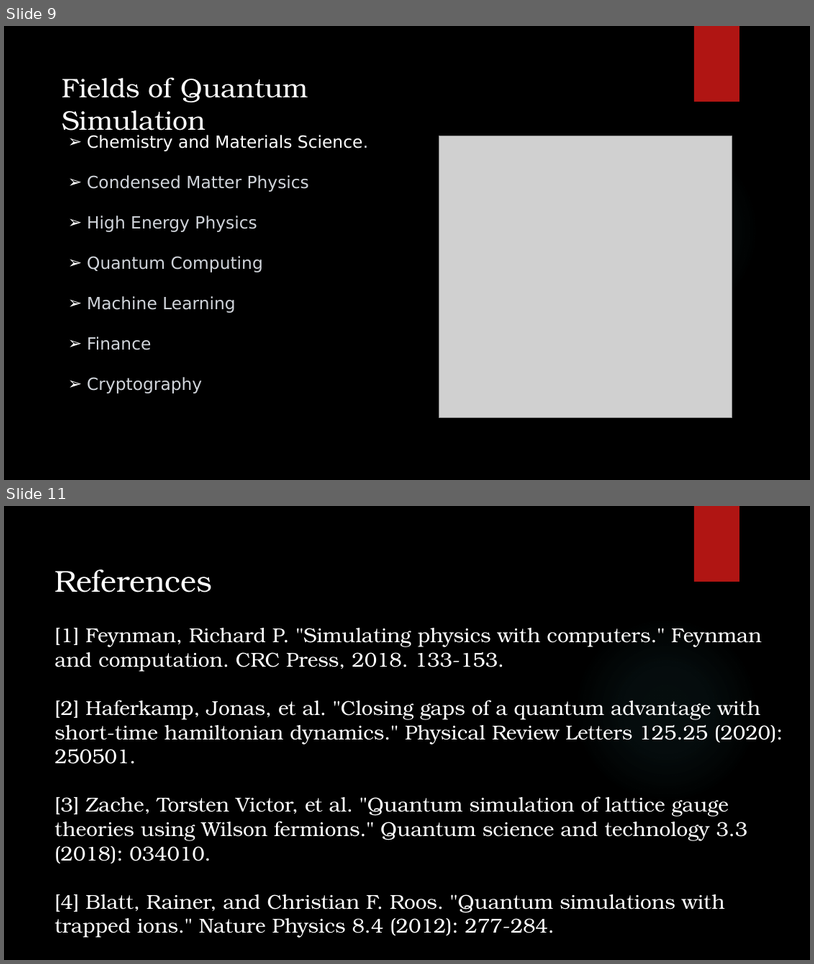
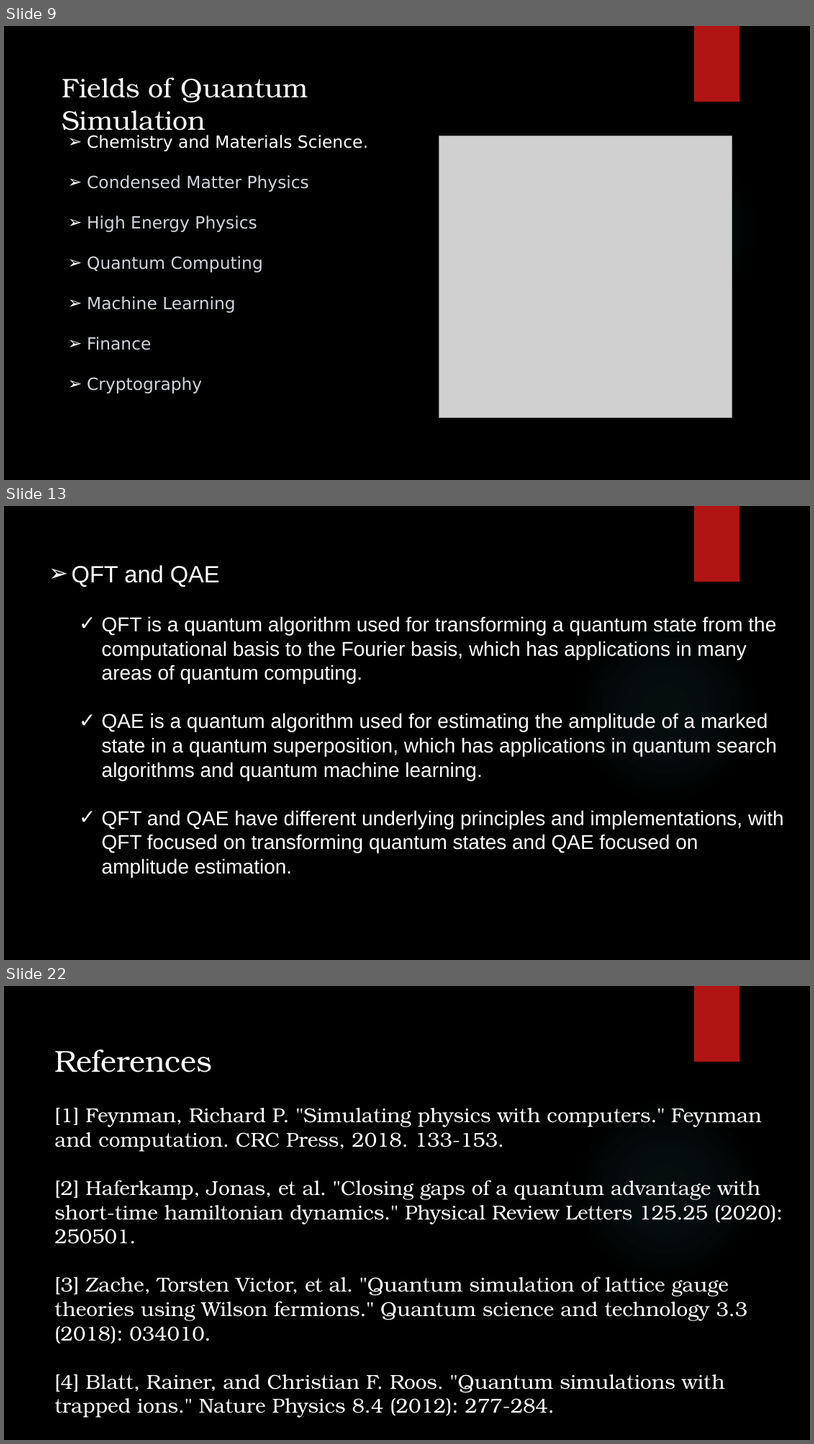
Before and after one commit to akash-rajak/Quantum-Simulation, a slide deck: Final PPT.pptx. Shown one above the other, each under a label of ours: slides 9 and 11 before the commit, slides 9, 13 and 22 after it; the slides between them are not shown. The pictures are 814x964 and 814x1444 pixels, drawn with LibreOffice and Linux fonts; fonts in the diff are those of the drawing; grey boxes stand for pictures; background and template pictures are left out. Boxes give left, top, right and bottom in pixels: in the first picture for what was removed or moved away, otherwise in the second. Text is boxed around its words. In the diff, an @@ line names an element or a change of style, - is before the commit and + after.

```diff
--- a/Final PPT.pptx
+++ b/Final PPT.pptx
@@ slide 13 added at (x1=4, y1=506, x2=810, y2=960), background picture (left out); not listed: 2 template elements that a slide beside it also shows @@
@@ text added at (x1=72, y1=565, x2=784, y2=877), 24 pt, text #FFFFFF @@
+➢ QFT and QAE
+  ✓ QFT is a quantum algorithm used for transforming a quantum state from the computational basis to the Fourier basis, which has applications in many areas of quantum computing.
+  ✓ QAE is a quantum algorithm used for estimating the amplitude of a marked state in a quantum superposition, which has applications in quantum search algorithms and quantum machine learning.
+  ✓ QFT and QAE have different underlying principles and implementations, with QFT focused on transforming quantum states and QAE focused on amplitude estimation.
@@ what was slide 11 is now slide 22 @@
```
Also in this commit, not shown: 10 other slides added, 10 other files.
